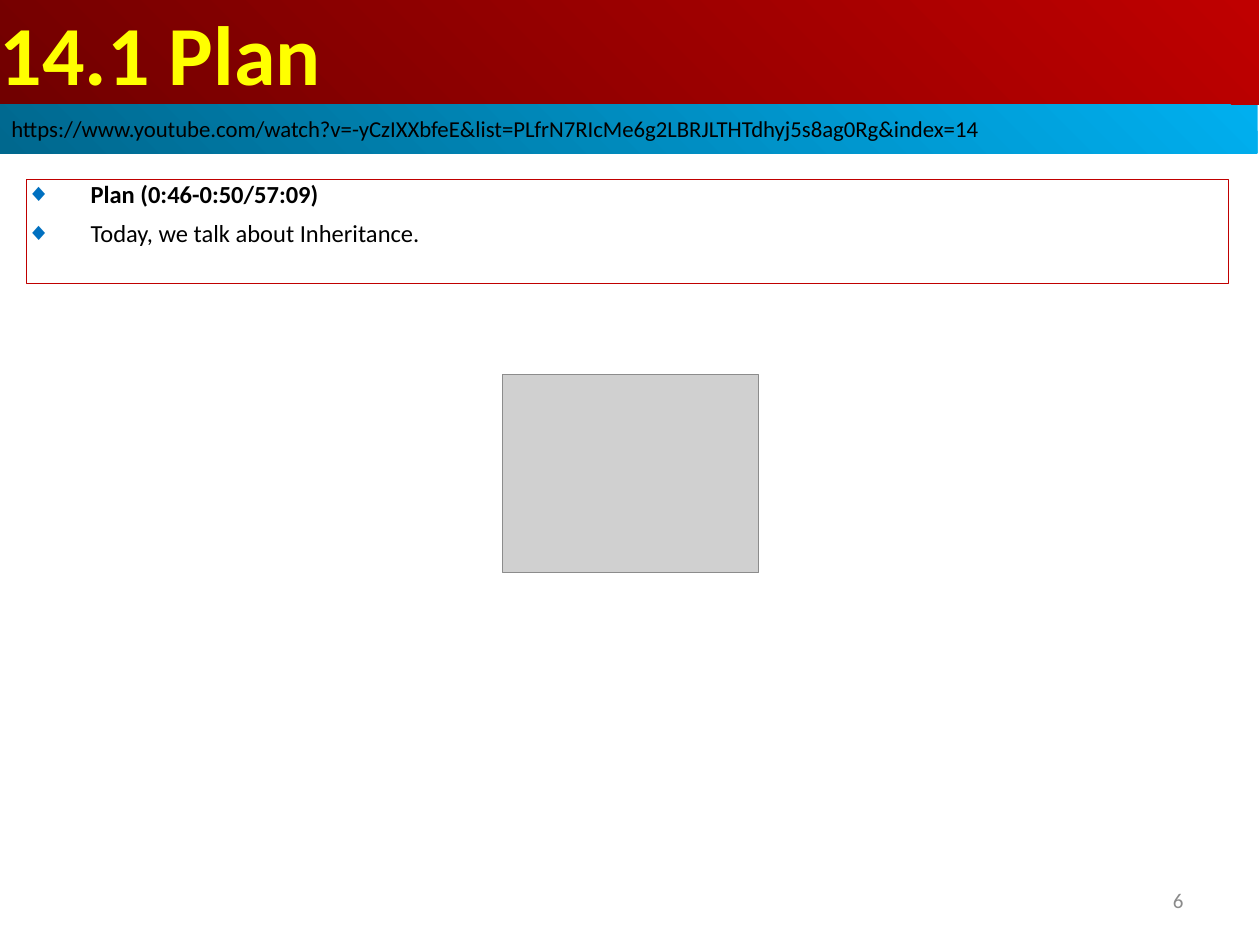
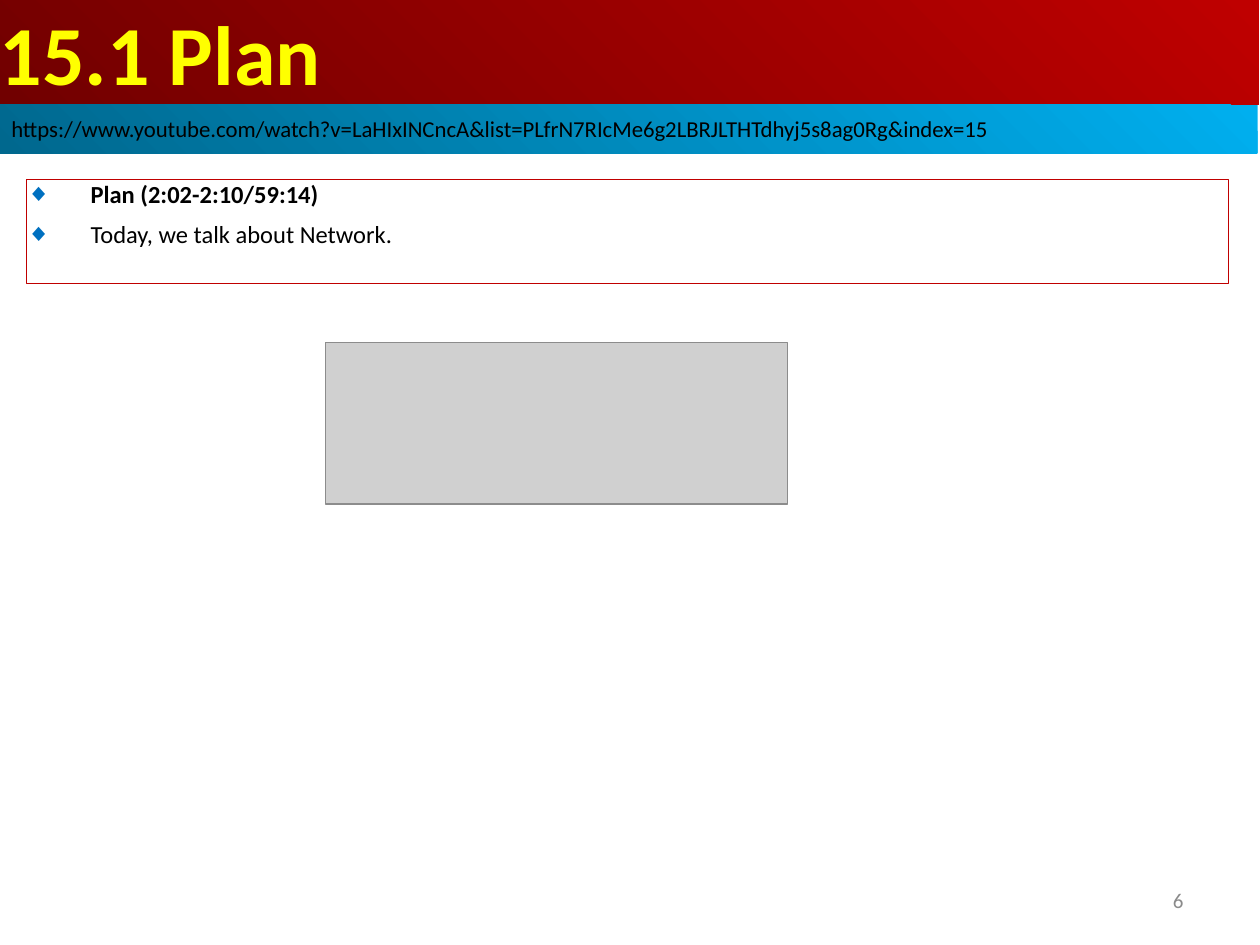
Before and after one commit to peterhchen/AIU_CS800_Chisel, a slide deck: slide 6 of 500_UCSC_HWD/015_Network/000_Video/015.Network.ppt. Drawn at 1260x945 pixels with LibreOffice and Linux fonts; fonts in the diff are those of the drawing; grey boxes stand for pictures. Boxes give left, top, right and bottom in pixels: in the first picture for what was removed or moved away, otherwise in the second. Text is boxed around its words. In the diff, an @@ line names an element or a change of style, - is before the commit and + after.

```diff
--- a/500_UCSC_HWD/015_Network/000_Video/015.Network.ppt
+++ b/500_UCSC_HWD/015_Network/000_Video/015.Network.ppt
@@ text in rectangle at <box>0,26,321,105</box>: text changed @@
-14.1 Plan
+15.1 Plan
@@ text in rectangle at <box>11,118,987,144</box>: text changed @@
-https://www.youtube.com/watch?v=-yCzIXXbfeE&list=PLfrN7RIcMe6g2LBRJLTHTdhyj5s8ag0Rg&index=14
+https://www.youtube.com/watch?v=LaHIxINCncA&list=PLfrN7RIcMe6g2LBRJLTHTdhyj5s8ag0Rg&index=15
@@ text in rectangle at <box>91,185,392,247</box>: text changed @@
-◆ Plan (0:46-0:50/57:09)
-◆ Today, we talk about Inheritance.
+◆ Plan (2:02-2:10/59:14)
+◆ Today, we talk about Network.
@@ picture: place and size @@
-picture at <box>503,374,759,572</box>
+picture at <box>325,343,788,504</box>
```
Also in this commit, not shown: 7 other slides changed, 2 slides added, 36 slides removed.
